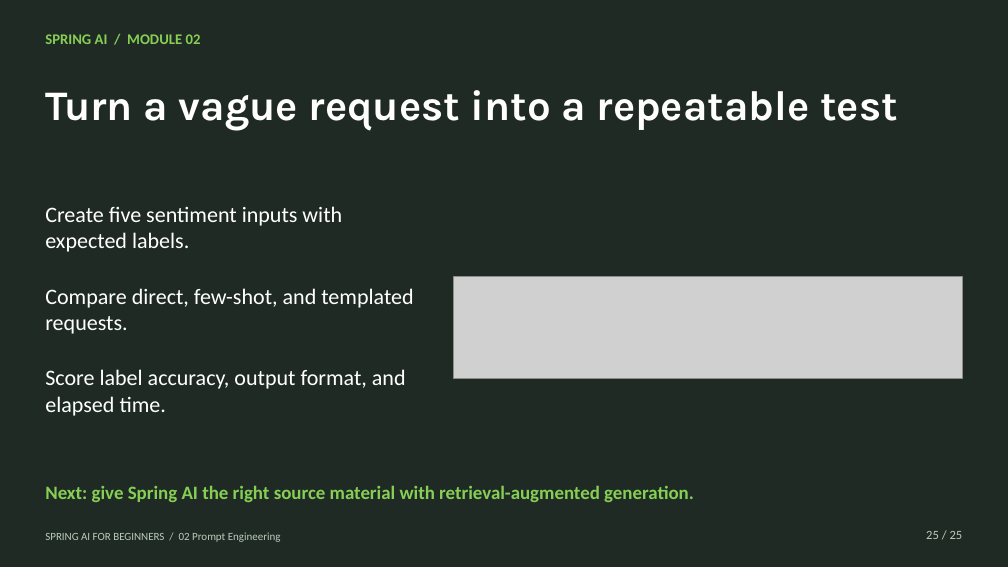
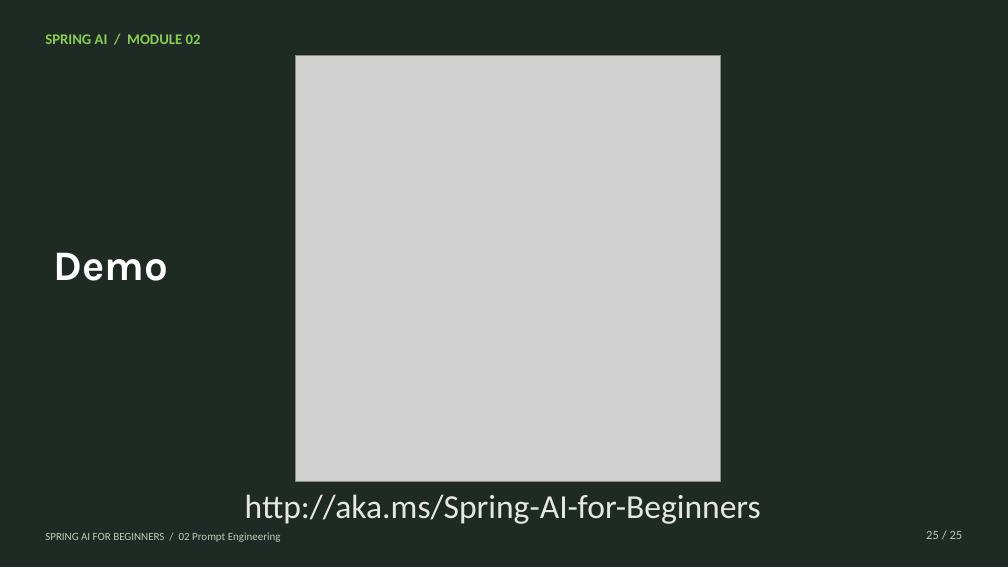
Before and after one commit to microsoft/Spring-AI-for-Beginners, a slide deck: slide 25 of presentations/02-prompt-engineering-with-spring-ai.pptx. Drawn at 1008x567 pixels with LibreOffice and Linux fonts; fonts in the diff are those of the drawing; grey boxes stand for pictures. Boxes give left, top, right and bottom in pixels: in the first picture for what was removed or moved away, otherwise in the second. Text is boxed around its words. In the diff, an @@ line names an element or a change of style, - is before the commit and + after.

Commit message:
feat: update presentation files for Spring AI topics

```diff
--- a/presentations/02-prompt-engineering-with-spring-ai.pptx
+++ b/presentations/02-prompt-engineering-with-spring-ai.pptx
@@ picture added at <box>296,56,721,481</box> @@
@@ text removed at <box>45,90,897,131</box> @@
-Turn a vague request into a repeatable test
@@ text removed at <box>45,206,342,252</box> @@
-Create five sentiment inputs with expected labels.
@@ text added at <box>53,252,168,281</box>, 40 pt, text #FFFFFF, bold @@
+Demo
@@ text removed at <box>45,288,413,334</box> @@
-Compare direct, few-shot, and templated requests.
@@ picture removed at <box>454,277,963,379</box> @@
@@ text removed at <box>45,369,406,416</box> @@
-Score label accuracy, output format, and elapsed time.
@@ text removed at <box>45,485,694,502</box> @@
-Next: give Spring AI the right source material with retrieval-augmented generation.
@@ text added at <box>245,494,761,524</box>, 32 pt, text #E7E6E6 @@
+http://aka.ms/Spring-AI-for-Beginners
```
Also in this commit, not shown: 23 other slides changed, 5 other files.
